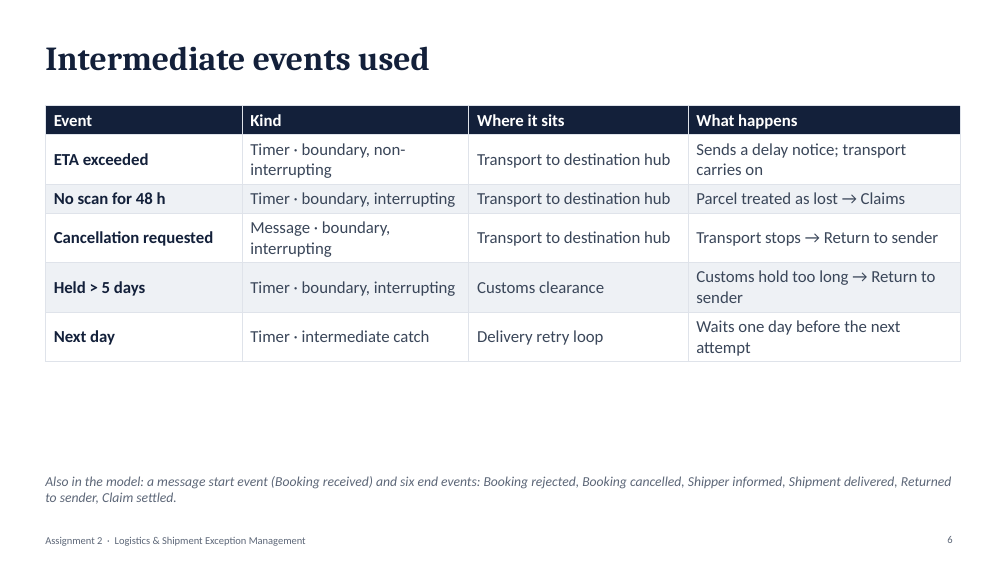
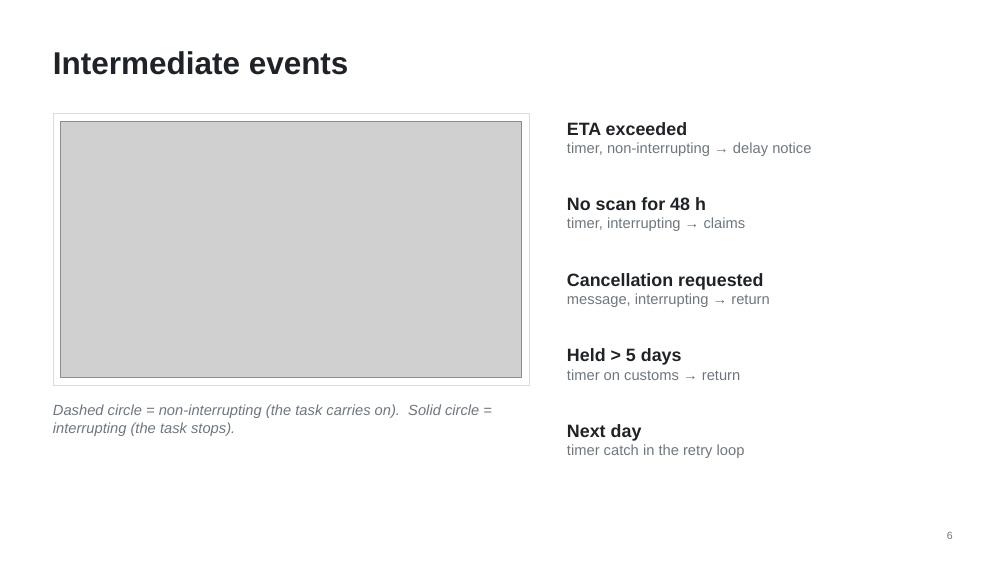
Before and after one commit to NoThisIsVIN/WFA_Assignment, a slide deck: slide 6 of Assignment2_Logistics/Logistics_Presentation.pptx. Drawn at 1008x567 pixels with LibreOffice and Linux fonts; fonts in the diff are those of the drawing; grey boxes stand for pictures. Boxes give left, top, right and bottom in pixels: in the first picture for what was removed or moved away, otherwise in the second. Text is boxed around its words. In the diff, an @@ line names an element or a change of style, - is before the commit and + after.

```diff
--- a/Assignment2_Logistics/Logistics_Presentation.pptx
+++ b/Assignment2_Logistics/Logistics_Presentation.pptx
@@ title at (53,51,349,75): text changed; size 32 to 30 pt; font Cambria to Arial; text colour #13203A to #1F2328 @@
-Intermediate events used
+Intermediate events
@@ table removed at (45,106,960,360), 6 rows, 4 columns @@
-Event | Kind | Where it sits | What happens
-ETA exceeded | Timer · boundary, non-interrupting | Transport to destination hub | Sends a delay notice; transport carries on
-No scan for 48 h | Timer · boundary, interrupting | Transport to destination hub | Parcel treated as lost → Claims
-Cancellation requested | Message · boundary, interrupting | Transport to destination hub | Transport stops → Return to sender
-Held > 5 days | Timer · boundary, interrupting | Customs clearance | Customs hold too long → Return to sender
-Next day | Timer · intermediate catch | Delivery retry loop | Waits one day before the next attempt
@@ rectangle added at (53,113,529,386), fill #FFFFFF, outline #D8DCE1 0.75 pt @@
@@ picture added at (60,122,522,378) @@
@@ text added at (567,122,811,156), 14 pt, text #6E7781 @@
+ETA exceeded
+timer, non-interrupting → delay notice
@@ text added at (567,197,746,231), 14 pt, text #6E7781 @@
+No scan for 48 h
+timer, interrupting → claims
@@ text added at (567,273,769,307), 14 pt, text #6E7781 @@
+Cancellation requested
+message, interrupting → return
@@ text added at (567,348,740,380), 14 pt, text #6E7781 @@
+Held > 5 days
+timer on customs → return
@@ text added at (53,404,479,436), 14 pt, text #6E7781, italic @@
+Dashed circle = non-interrupting (the task carries on). Solid circle = interrupting (the task stops).
@@ text added at (567,424,745,458), 14 pt, text #6E7781 @@
+Next day
+timer catch in the retry loop
@@ text removed at (45,476,951,504) @@
-Also in the model: a message start event (Booking received) and six end events: Booking rejected, Booking cancelled, Shipper informed, Shipment delivered, Returned to sender, Claim settled.
@@ text removed at (45,537,306,546) @@
-Assignment 2 · Logistics & Shipment Exception Management
@@ page number at (947,532,953,539): font Calibri to Arial, text colour #5D6778 to #6E7781 @@
```
Also in this commit, not shown: 7 other slides changed, 1 slide added, 1 slide removed, 2 other files.
